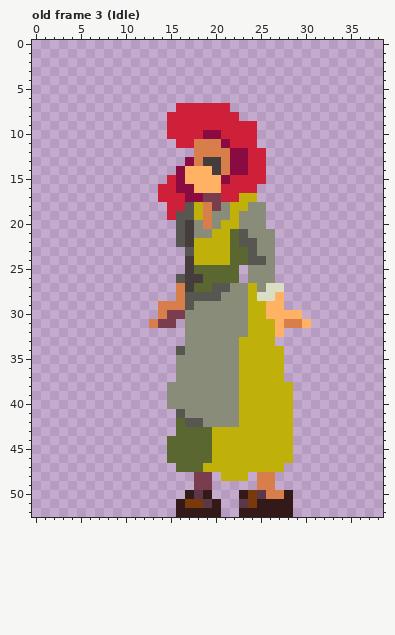
Two versions of one pixel-art file, Assets/ASE/Players/Detective/Detective.ase. The first picture shows the starting point.
39x53 pixels, 16 frames. Shown: old frame 3 (Idle). The commit also changed other frames, which this record leaves out.
After:
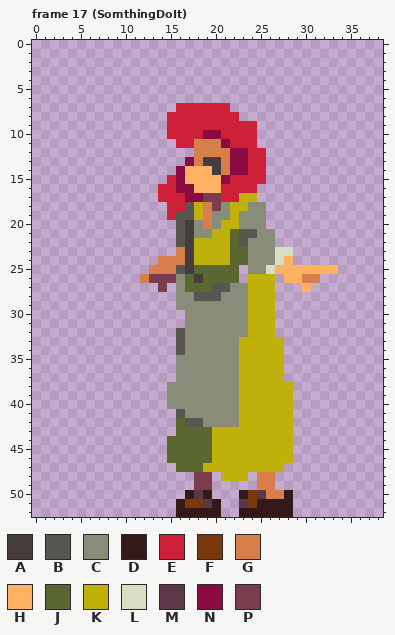
Palette (. is transparent): A #453c3c  B #585651  C #888c78  D #331a19  E #ce2038  F #79390a  G #d77e4b  H #ffb164  J #5b6731  K #c0b10a  L #dadfc3  M #5c3747  N #8a0b41  P #793d4e
A new or re-ordered frame is compared with the old frame closest to it.
Change:
frames 16 -> 22
Frame 17 (SomthingDoIt) is new; against old frame 3 (Idle):
y 21: x 24 C -> B
y 22: x 24 B -> C
y 23: x 16..17 .B -> GA; x 24 B -> C; x 27..28 .. -> LL
y 24: x 14..16 ... -> GGG; x 24..25 BB -> CC; x 27..28 .. -> LH
y 25: x 13..16 .... -> GGGB; x 26..33 C....... -> LHHHHHHH
y 26: x 12..17 ....BA -> GPPPCJ; x 24..26 CCC -> KKK; x 28..31 .... -> HHGG
y 27: x 14 . -> P; x 16..17 GA -> CJ; x 25..27 CLL -> KK.; x 30 . -> H
y 28: x 16..17 GB -> CC; x 25..27 LLH -> KK.
y 29: x 14..17 GGGB -> ..CC; x 26..27 HH -> K.
y 30: x 14..16 GPP -> ...; x 26..29 HHHH -> K...
y 31: x 13..15 GPP -> ...; x 27..30 HGGH -> ....
y 32: x 16 . -> B; x 27 H -> .
y 33: x 16 . -> B; x 27 . -> K
Where, in picture pixels (left, top, right, bottom), the same in both pictures:
changed: (248, 229, 338, 346)
changed: (140, 247, 194, 346)
